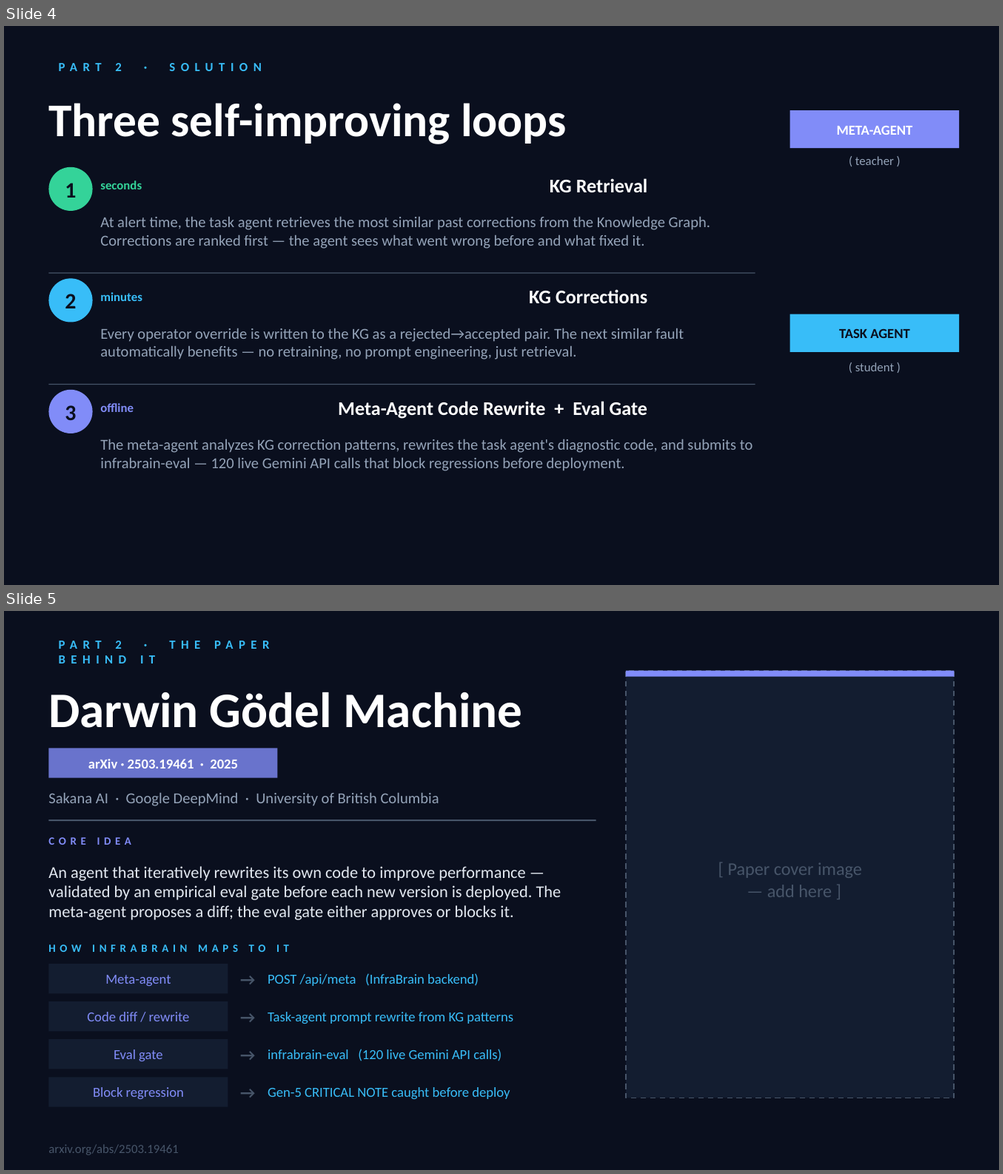
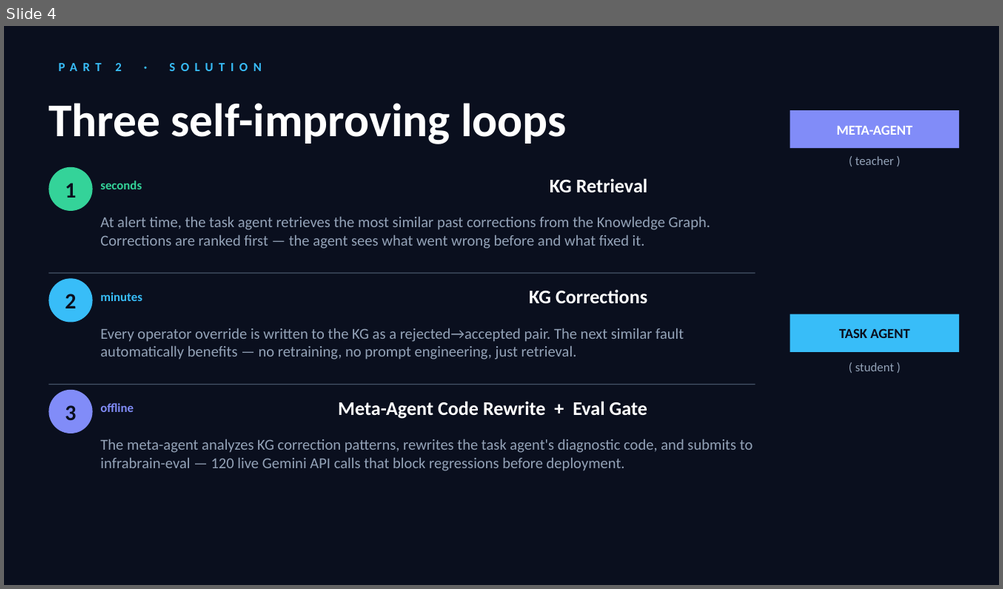
Before and after one commit to bbarathsrinivasan/InfraBrain, a slide deck: InfraBrain_Presentation.pptx. Shown one above the other, each under a label of ours: slides 4 and 5 before the commit, slide 4 after it. The pictures are 1003x1174 and 1003x589 pixels, drawn with LibreOffice and Linux fonts; fonts in the diff are those of the drawing. Boxes give left, top, right and bottom in pixels: in the first picture for what was removed or moved away, otherwise in the second. Text is boxed around its words. In the diff, an @@ line names an element or a change of style, - is before the commit and + after.

```diff
--- a/InfraBrain_Presentation.pptx
+++ b/InfraBrain_Presentation.pptx
@@ slide 5 removed at [4, 611, 999, 1170], background #FFFFFF @@
@@ rectangle removed at [4, 611, 999, 1170] @@
@@ text removed at [115, 641, 122, 649] @@
-PART 2 · THE PAPER BEHIND IT
@@ rectangle removed at [626, 671, 954, 1099] @@
@@ rectangle removed at [626, 671, 954, 677] @@
@@ text removed at [48, 692, 522, 728] @@
-Darwin Gödel Machine
@@ rectangle removed at [48, 748, 278, 778] @@
@@ text removed at [88, 759, 238, 769] @@
-arXiv · 2503.19461 · 2025
@@ text removed at [48, 793, 439, 806] @@
-Sakana AI · Google DeepMind · University of British Columbia
@@ rectangle removed at [48, 820, 596, 821] @@
@@ text removed at [48, 837, 131, 845] @@
-CORE IDEA
@@ text removed at [48, 866, 561, 920] @@
-An agent that iteratively rewrites its own code to improve performance — validated by an empirical eval gate before each new version is deployed. The meta-agent proposes a diff; the eval gate either approves or blocks it.
@@ text removed at [728, 863, 862, 897] @@
-[ Paper cover image
-— add here ]
@@ text removed at [48, 945, 289, 952] @@
-HOW INFRABRAIN MAPS TO IT
@@ rectangle removed at [48, 964, 227, 994] @@
@@ text removed at [233, 964, 262, 994] @@
-→
@@ text removed at [105, 975, 170, 986] @@
-Meta-agent
@@ text removed at [267, 974, 478, 986] @@
-POST /api/meta (InfraBrain backend)
@@ rectangle removed at [48, 1002, 227, 1032] @@
@@ text removed at [233, 1002, 262, 1032] @@
-→
@@ text removed at [87, 1012, 190, 1022] @@
-Code diff / rewrite
@@ text removed at [267, 1012, 513, 1024] @@
-Task-agent prompt rewrite from KG patterns
@@ rectangle removed at [48, 1039, 227, 1070] @@
@@ text removed at [114, 1050, 162, 1062] @@
-Eval gate
@@ text removed at [233, 1039, 262, 1070] @@
-→
@@ text removed at [267, 1049, 501, 1062] @@
-infrabrain-eval (120 live Gemini API calls)
@@ rectangle removed at [48, 1077, 227, 1108] @@
@@ text removed at [93, 1088, 184, 1099] @@
-Block regression
@@ text removed at [233, 1077, 262, 1108] @@
-→
@@ text removed at [267, 1088, 509, 1099] @@
-Gen-5 CRITICAL NOTE caught before deploy
@@ text removed at [48, 1145, 178, 1156] @@
-arxiv.org/abs/2503.19461
```
Also in this commit, not shown: 2 slides changed.
